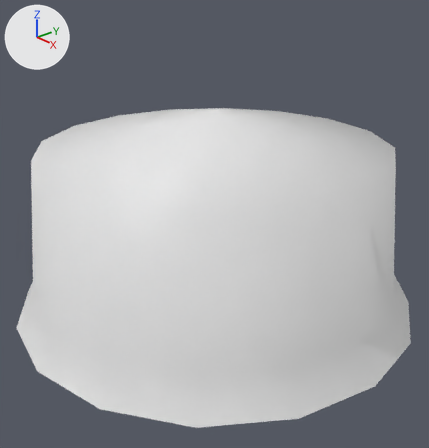
Two versions of the Blender file Assets/Custom Models/hotel bell.blend, one commit apart.
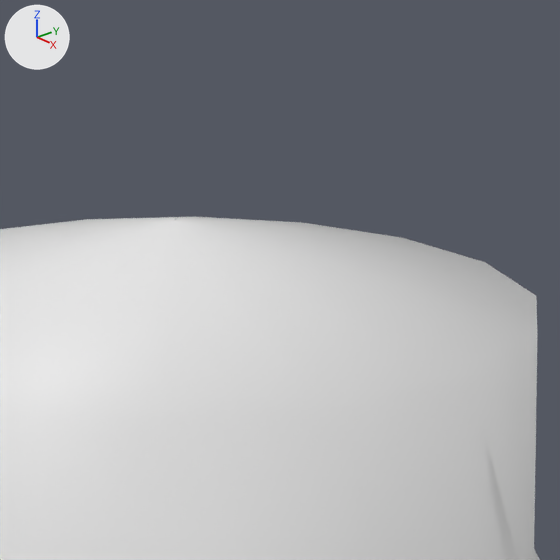
There are two pictures of each version: one whole from a camera (50 mm lens) standing at (3.116, -2.712, 1.758) and looking at (0.109, -0.1, 0.096), one close up on the part from 30% to 95% of the width and 0% to 62% of the height. The axes (+X, +Y, +Z) are drawn at upper left. The lights are the same throughout. The close-ups show mesh edges as thin lines.

Names of what the first close-up shows: 'BezierCurve'.
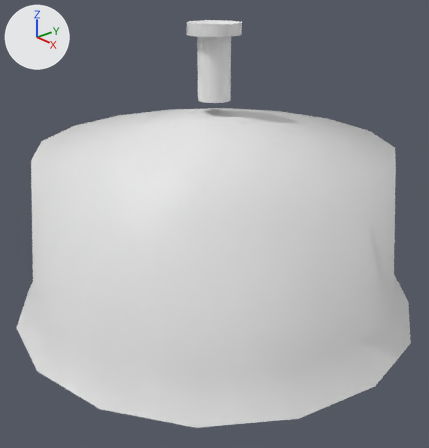
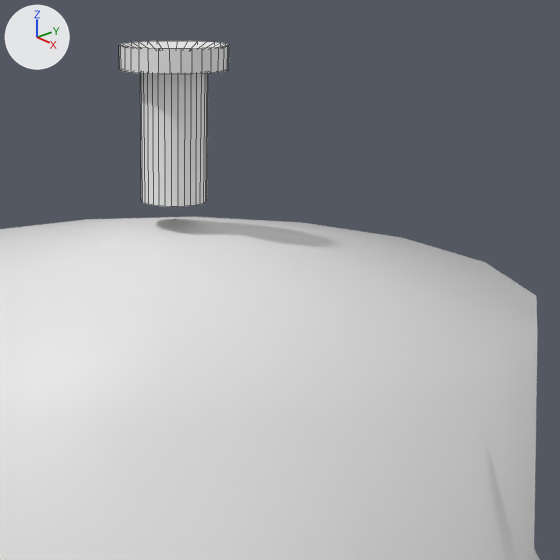
What differs and where, as boxes [x1, y1, x2, y2] in the close-ups (560 x 560 px):
'Cylinder', added
    after: [119, 41, 229, 207]

The edits, one by one:
Mesh me_cylinder is new.
It has 160 vertices, 130 faces and spans x -1.6..1.6, y -1.6..1.6, z -2.45..2.05.
Object 'Cylinder' (ob_cylinder) is new; it shows me_cylinder.
Its location is (0.024, -0.029, 1.246).
Its scale is (0.112, 0.112, 0.112).
